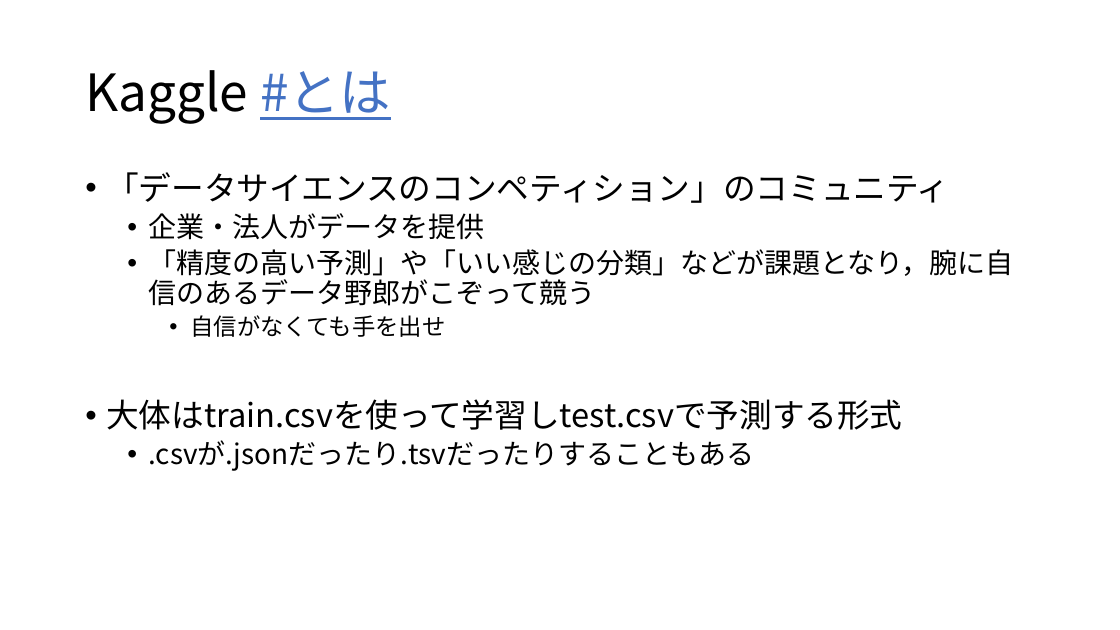
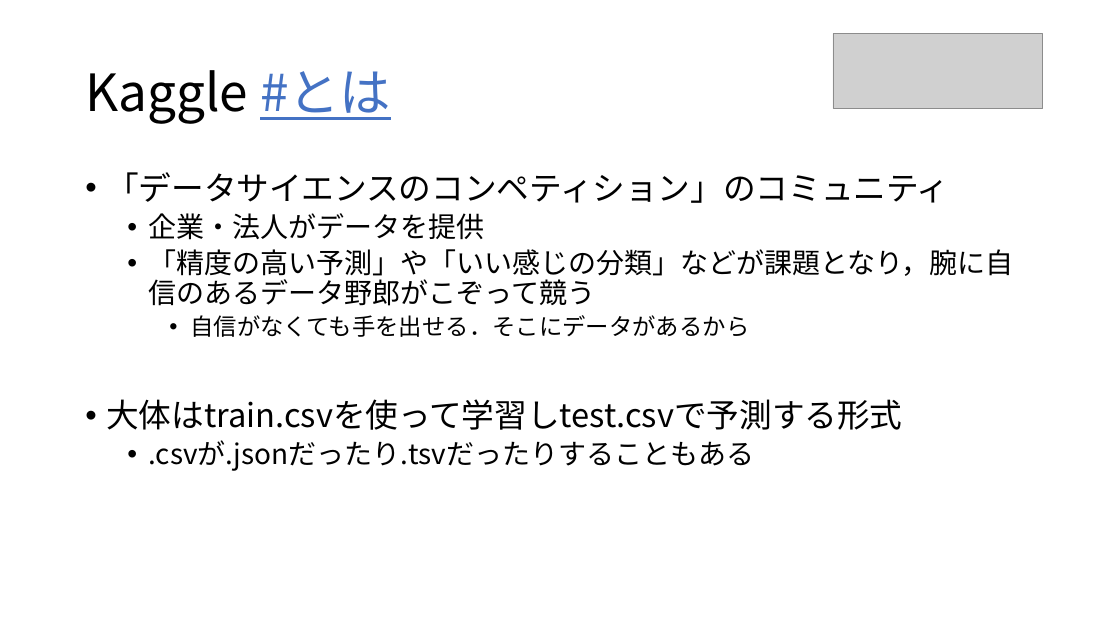
Before and after one commit to 8-u8/Kaggle, a slide deck: slide 6 of Santander/output/caretパッケージを使ったXGBoostのformula型.pptx (slide 4 before the commit). Drawn at 1120x630 pixels with LibreOffice and Linux fonts; fonts in the diff are those of the drawing; grey boxes stand for pictures. Boxes give left, top, right and bottom in pixels: in the first picture for what was removed or moved away, otherwise in the second. Text is boxed around its words. In the diff, an @@ line names an element or a change of style, - is before the commit and + after.

```diff
--- a/Santander/output/caretパッケージを使ったXGBoostのformula型.pptx
+++ b/Santander/output/caretパッケージを使ったXGBoostのformula型.pptx
@@ picture added at <box>833,34,1044,109</box> @@
@@ text at <box>190,315,749,337</box>: text changed @@
-    • 自信がなくても手を出せ
+    • 自信がなくても手を出せる．そこにデータがあるから
```
Also in this commit, not shown: 15 other slides changed, 5 slides added, 1 slide removed, 2 other files.
